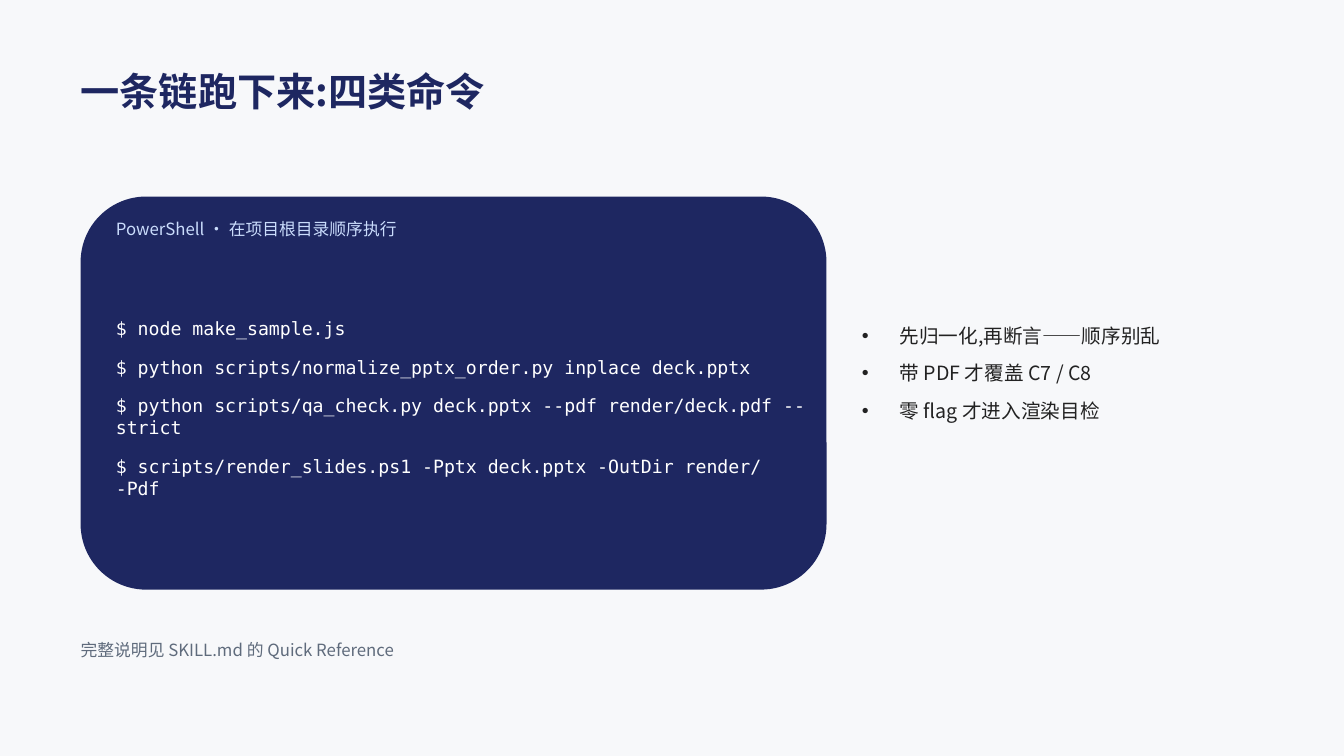
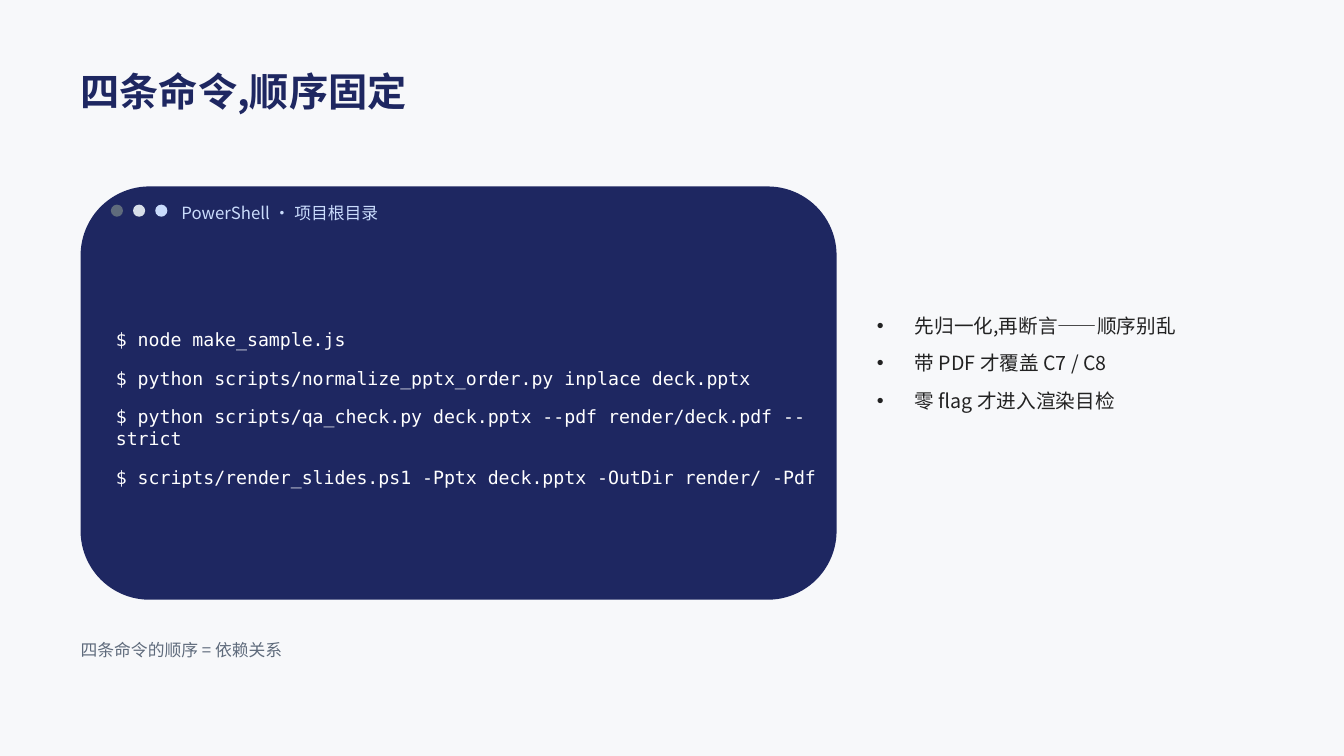
Before and after one commit to Tlaven/skill-repo, a slide deck: slide 13 of pptx-delivery/examples/acceptance-sample/deck.pptx (slide 7 before the commit). Drawn at 1344x756 pixels with LibreOffice and Linux fonts; fonts in the diff are those of the drawing. Boxes give left, top, right and bottom in pixels: in the first picture for what was removed or moved away, otherwise in the second. Text is boxed around its words. In the diff, an @@ line names an element or a change of style, - is before the commit and + after.

Commit message:
feat(pptx-delivery): 版式库脚手架(essentials 蒸馏)+ 示例重做为 15 页 12 原型
- 学习与蒸馏(essentials 完整版流程):StrategyU 14 版式库 + Deckary MBB 结构规则 +
  bento 综述 → docs/scaffolds/slide-patterns-essentials.md(候选待作者评审;12 条通例、
  来源分级;"bento 47% 留存"类引用标【待补证据】不予采信)
- 先尺子后提案:示例重做为 15 页 / 12 种原型(执行摘要、大数字、三支柱、chevron 流程、
  时间线、2×2 矩阵、仪表盘、双栏对比、记分卡、引用+证据、图+解读、终端块、色卡、封面/收尾);
  生成器新增点阵纹理(sharp Alpha)与 chevron / triangle / 环形等形状构件,两张图片 aspect 精确
- 判据当场生效:C5 拦下装饰性低对比引号(通例 8)→ 改 ice;记分卡"七项"→"八项"事实修正;
  三支柱补元信息层
- validate PASSED;两层断言 0/0(15 页);CHECK.md 重写(按 15 页版式逐条列检查点);
  SKILL.md 挂新版式脚手架入口

```diff
--- a/pptx-delivery/examples/acceptance-sample/deck.pptx
+++ b/pptx-delivery/examples/acceptance-sample/deck.pptx
@@ text at bbox=[81, 72, 407, 114]: text changed @@
-一条链跑下来:四类命令
+四条命令,顺序固定
@@ rounded rectangle: place and size @@
-rounded rectangle at bbox=[81, 197, 827, 590]
+rounded rectangle at bbox=[81, 187, 837, 600]
@@ ellipse added at bbox=[111, 205, 123, 217], fill #5F6B7C @@
@@ ellipse added at bbox=[133, 205, 145, 217], fill #D7DEE8 @@
@@ ellipse added at bbox=[155, 205, 167, 217], fill #CADCFC @@
@@ text at bbox=[181, 205, 378, 221]: text changed @@
-PowerShell · 在项目根目录顺序执行
+PowerShell · 项目根目录
@@ text "先归一化,再断言——顺序别乱": place and size @@
-text "先归一化,再断言——顺序别乱" at bbox=[900, 326, 1161, 423]
+text "先归一化,再断言——顺序别乱" at bbox=[915, 316, 1176, 413]
@@ text "$ node make_sample.js" rewrapped from bbox=[116, 321, 772, 496] to bbox=[116, 332, 816, 488] @@
@@ text at bbox=[81, 642, 282, 658]: text changed @@
-完整说明见 SKILL.md 的 Quick Reference
+四条命令的顺序 = 依赖关系
```
Also in this commit, not shown: 3 other slides changed, 9 slides added, 5 slides removed, 23 other files.
